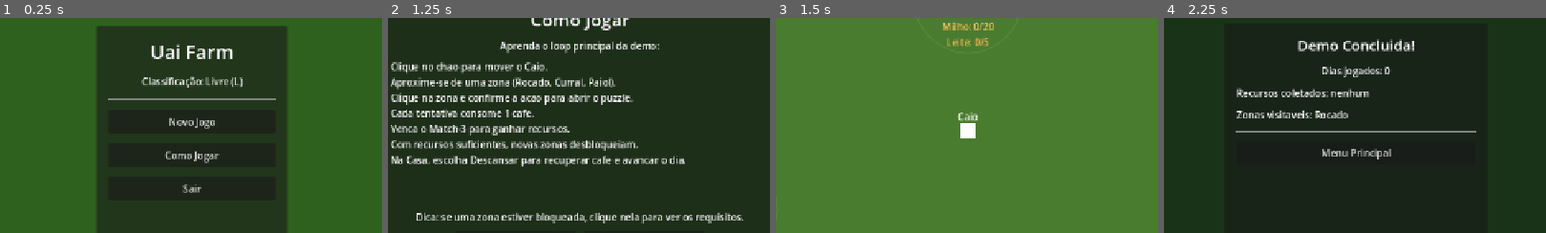
Above: before the commit, frames 1-4 (left to right).
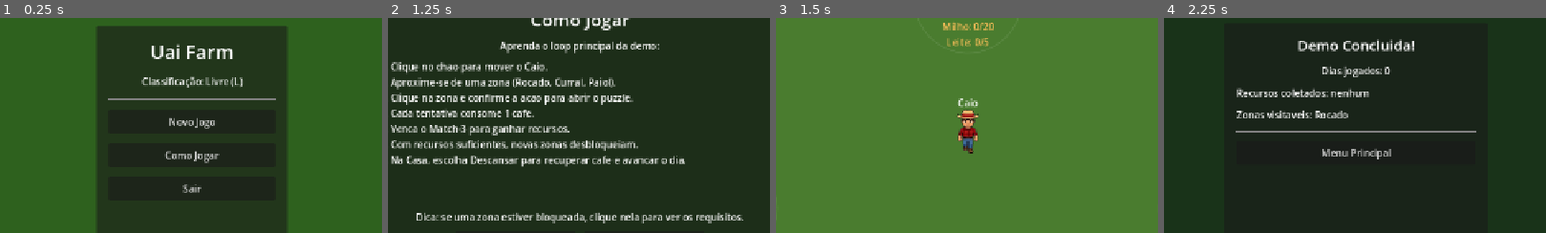
Above: after the commit, the same moments.

Repository: JasminCordeiro/UaiFarm
Game: Godot game, scene res://scenes/MainMenu.tscn
The game is run twice, just before and just after one commit, with the same random seed, the same clock (stepped at 60 frames per second) and the same inputs.
Inputs:
- Up to frame 1 (0.25 s): no input
- Up to frame 2 (1.25 s): click "Como Jogar" at 0.5 s
- Up to frame 3 (1.5 s): click "Iniciar Jogo" at 1.25 s
- Up to frame 4 (2.25 s): click "Encerrar Demo" at 2 s
The pictures show only the part of the screen within x 25-75%, y 24-74%; the shares and areas given below are measured in that part.

Frames 1-2 are identical in both runs. In frame 3, 1.0% of the frame differs, in the area x 47-53%, y 37-64%; in frame 4, nothing differs.

Commit message:
feat(demo): sprite do Caio, temas de puzzle por zona e polimento de UI

Diff:
--- a/Demo/scenes/Overworld.tscn
+++ b/Demo/scenes/Overworld.tscn
@@ -9,7 +9,7 @@
 [ext_resource type="PackedScene" path="res://scenes/UI_InfoBar.tscn" id="6"]
 
 [sub_resource type="NavigationPolygon" id="NavigationPolygon_1"]
-vertices = PackedVector2Array(0, 0, 1280, 0, 1280, 720, 0, 720)
+vertices = PackedVector2Array(0, 0, 1280, 0, 1280, 620, 0, 620)
 polygons = Array[PackedInt32Array]([PackedInt32Array(0, 1, 2, 3)])
 
 [node name="Overworld" type="Node2D"]
@@ -23,6 +23,13 @@
 offset_bottom = 620.0
 mouse_filter = 2
 color = Color(0.29, 0.486, 0.184, 1)
+
+[node name="BottomBar" type="ColorRect" parent="NavigationRegion2D"]
+offset_top = 620.0
+offset_right = 1280.0
+offset_bottom = 720.0
+mouse_filter = 2
+color = Color(0.12, 0.12, 0.12, 1)
 
 [node name="Player" parent="." instance=ExtResource("1")]
 position = Vector2(640, 360)
--- a/Demo/scenes/Player.tscn
+++ b/Demo/scenes/Player.tscn
@@ -9,12 +9,8 @@
 z_index = 10
 script = ExtResource("1")
 
-[node name="Sprite" type="ColorRect" parent="." unique_id=32610580]
-offset_left = -14.0
-offset_top = -14.0
-offset_right = 14.0
-offset_bottom = 14.0
-mouse_filter = 2
+[node name="Sprite" type="AnimatedSprite2D" parent="." unique_id=32610580]
+scale = Vector2(1.25, 1.25)
 
 [node name="CollisionShape2D" type="CollisionShape2D" parent="." unique_id=42894839]
 shape = SubResource("RectangleShape2D_1")
@@ -25,9 +21,9 @@
 
 [node name="Label" type="Label" parent="." unique_id=1272098471]
 offset_left = -30.0
-offset_top = -35.0
+offset_top = -58.0
 offset_right = 30.0
-offset_bottom = -5.0
+offset_bottom = -32.0
 text = "Caio"
 horizontal_alignment = 1
 
--- a/Demo/scripts/player_controller.gd
+++ b/Demo/scripts/player_controller.gd
@@ -1,18 +1,54 @@
 extends CharacterBody2D
+
+const FRAME_W := 64   # largura de cada frame em pixels
+const NUM_LINHAS := 4  # linha 0=frente, 1=esquerda, 2=direita, 3=costas
+const ANIM_ROWS: Array = [
+	["walk_down",  0, false],
+	["walk_left",  2, false],
+	["walk_right", 1, false],
+	["walk_up",    3, false],
+]
 
 @export var move_speed: float = 220.0
 
 @onready var nav_agent: NavigationAgent2D = $NavigationAgent2D
 @onready var click_marker: Polygon2D = $ClickMarker
+@onready var sprite: AnimatedSprite2D = $Sprite
 
 var movimento_bloqueado: bool = false
 var click_marker_tween: Tween = null
+var sprite_pronto: bool = false
 
 func _ready() -> void:
 	add_to_group("player")
 	nav_agent.path_desired_distance = 4.0
 	nav_agent.target_desired_distance = 4.0
 	nav_agent.avoidance_enabled = false
+	_configurar_sprite()
+
+func _configurar_sprite() -> void:
+	var tex: Texture2D = load("res://assets/caio.png")
+	if tex == null:
+		return
+	var frame_h := int(tex.get_height() / NUM_LINHAS)
+	var cols := int(tex.get_width() / FRAME_W)
+	print("caio.png: %dx%d | frame: %dx%d | %d colunas" % [tex.get_width(), tex.get_height(), FRAME_W, frame_h, cols])
+	var frames := SpriteFrames.new()
+	for entry in ANIM_ROWS:
+		var nome: String = entry[0]
+		var linha: int = entry[1]
+		frames.add_animation(nome)
+		frames.set_animation_loop(nome, true)
+		frames.set_animation_speed(nome, 8.0)
+		for col in range(cols):
+			var atlas := AtlasTexture.new()
+			atlas.atlas = tex
+			atlas.region = Rect2(col * FRAME_W, linha * frame_h, FRAME_W, frame_h)
+			frames.add_frame(nome, atlas)
+	sprite.sprite_frames = frames
+	sprite.play("walk_down")
+	sprite.stop()
+	sprite_pronto = true
 
 func _unhandled_input(event: InputEvent) -> void:
 	if movimento_bloqueado:
@@ -51,8 +87,25 @@
 	if nav_agent.is_navigation_finished():
 		velocity = Vector2.ZERO
 		move_and_slide()
+		_atualizar_animacao()
 		return
 	var next_pos: Vector2 = nav_agent.get_next_path_position()
 	var direction: Vector2 = (next_pos - global_position).normalized()
 	velocity = direction * move_speed
 	move_and_slide()
+	_atualizar_animacao()
+
+func _atualizar_animacao() -> void:
+	if not sprite_pronto:
+		return
+	if velocity.length_squared() < 1.0:
+		sprite.stop()
+		sprite.frame = 0
+		return
+	var anim: String
+	if abs(velocity.x) >= abs(velocity.y):
+		anim = "walk_right" if velocity.x > 0 else "walk_left"
+	else:
+		anim = "walk_down" if velocity.y > 0 else "walk_up"
+	if sprite.animation != anim:
+		sprite.play(anim)
Binary file added: Demo/assets/Caio.png
Not shown, added: Demo/assets/Caio.png.import
Not shown, added: general_specs.md
